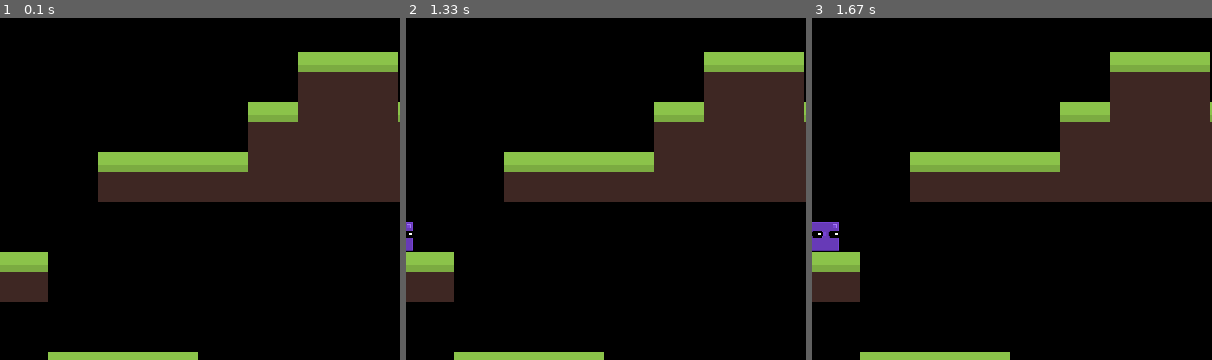
Above: before the commit, frames 1-3 (left to right).
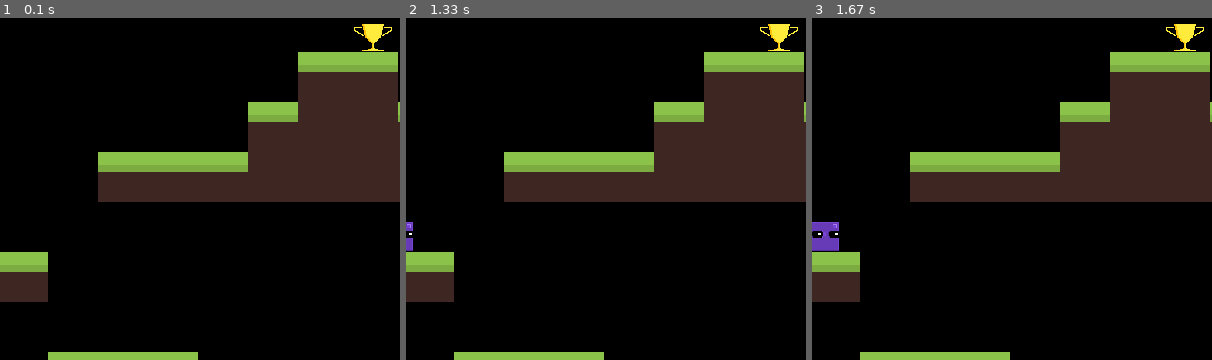
Above: after the commit, the same moments.

Repository: rickysurya/platformer_pygame
Game: pygame game, started from game.py
Same seed, same stepped clock (60 frames per second), same inputs: the game is played once before the commit and once after it.
Inputs:
- Up to frame 1 (0.1 s): no input
- Up to frame 2 (1.33 s): hold D 0.33-0.8 s
- Up to frame 3 (1.67 s): hold A from 1.33 s (still down)
The pictures show only the part of the screen within x 25-75%, y 0-50%; the shares and areas given below are measured in that part.

The runs differ from the first frame. In frame 1, 0.3% of the frame differs, in the area x 88-98%, y 1-10%; in frame 2, 0.3%; in frame 3, 0.3%.

Commit message:
Added game over functionality

Diff:
--- a/game.py
+++ b/game.py
@@ -18,6 +18,7 @@
 bg = pygame.image.load('img/bg.png')
 bg_img = pygame.transform.scale(bg, (800,800))
 restart_img = pygame.image.load('img/restart.png')
+gameover_img = pygame.image.load('img/game_over.png')
 
 
 class world():
@@ -52,6 +53,9 @@
                 if tile == 4:
                     spikes1 = spikes(col_count * tile_size, row_count * tile_size+10)
                     spikes_group.add(spikes1)
+                if tile == 5:
+                    trophy1 = trophy(col_count * tile_size, row_count * tile_size + 12)
+                    trophy_group.add(trophy1)
                 if tile == 9:
                     img = pygame.transform.scale (barrier_img, (tile_size,tile_size))
                     img_rectangle = img.get_rect()
@@ -126,10 +130,13 @@
                         self.floating = False
 
             if pygame.sprite.spritecollide(self, enemy_group, False):
-                game_over = -1
+                game_over = 1
 
             if pygame.sprite.spritecollide(self, spikes_group, False):
                 game_over = -1
+
+            if pygame.sprite.spritecollide(self, trophy_group, False):
+                game_over = 1
 
             self.rect.x += dx
             self.rect.y += dy
@@ -177,10 +184,19 @@
         self.rect.x = x
         self.rect.y = y
 
+class trophy(pygame.sprite.Sprite):
+    def __init__(self,x,y):
+        pygame.sprite.Sprite.__init__(self)
+        img = pygame.image.load('img/trophy.png')
+        self.image = pygame.transform.scale(img, (tile_size, tile_size-10))
+        self.rect = self.image.get_rect()
+        self.rect.x = x
+        self.rect.y = y
+
 world_lst = [
     [9, 0, 0, 0, 0, 0, 0, 0, 0, 0, 0, 0, 0, 0, 0, 9],
     [9, 0, 0, 0, 0, 0, 0, 0, 0, 0, 0, 0, 0, 0, 0, 9],
-    [9, 0, 0, 0, 0, 0, 0, 0, 0, 0, 0, 0, 0, 0, 0, 9],
+    [9, 0, 0, 0, 0, 0, 0, 0, 0, 0, 0, 5, 0, 0, 0, 9],
     [9, 0, 0, 0, 0, 0, 0, 0, 0, 0, 1, 1, 0, 0, 0, 9],
     [9, 0, 0, 0, 0, 0, 0, 0, 0, 1, 2, 2, 1, 0, 0, 9],
     [9, 0, 0, 0, 0, 0, 1, 1, 1, 2, 2, 2, 2, 0, 0, 9],
@@ -200,11 +216,12 @@
 
 enemy_group = pygame.sprite.Group()
 spikes_group = pygame.sprite.Group()
-
+trophy_group = pygame.sprite.Group()
 
 world1 = world(world_lst)
 
 restart_button = button(int(screen_width//2)-75, int(screen_height//2)-25, restart_img)
+gameover_button = button(int(screen_width//2)-75, int(screen_height//2)-25, gameover_img)
 
 run = True
 while run:
@@ -217,6 +234,7 @@
         enemy_group.update()
     enemy_group.draw(screen)
     spikes_group.draw(screen)
+    trophy_group.draw(screen)
 
     game_over = player1.update(game_over)
 
@@ -224,6 +242,10 @@
         if restart_button.draw():
             player1.reset(100, screen_height-114)
             game_over = 0
+
+    if game_over == 1:
+        if gameover_button.draw():
+            run = False
 
     for event in pygame.event.get():
         if event.type == pygame.QUIT:
Binary file added: img/game_over.png
Binary file added: img/trophy.png
